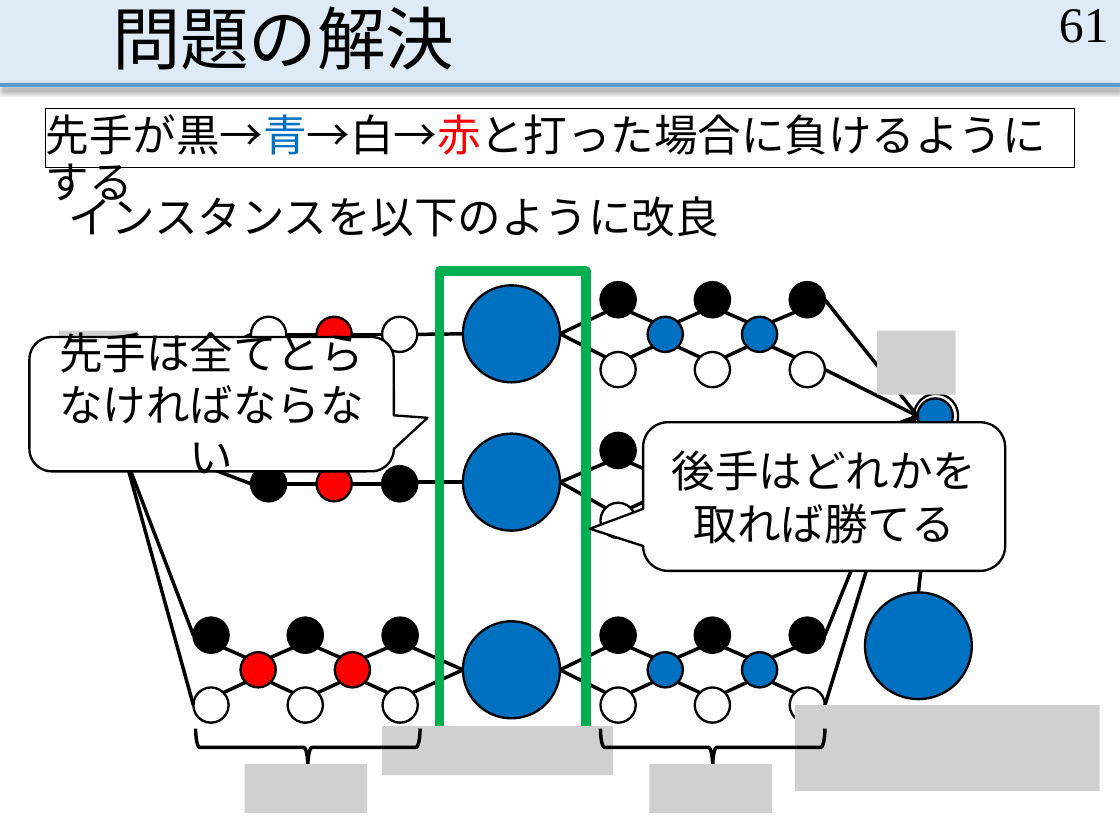
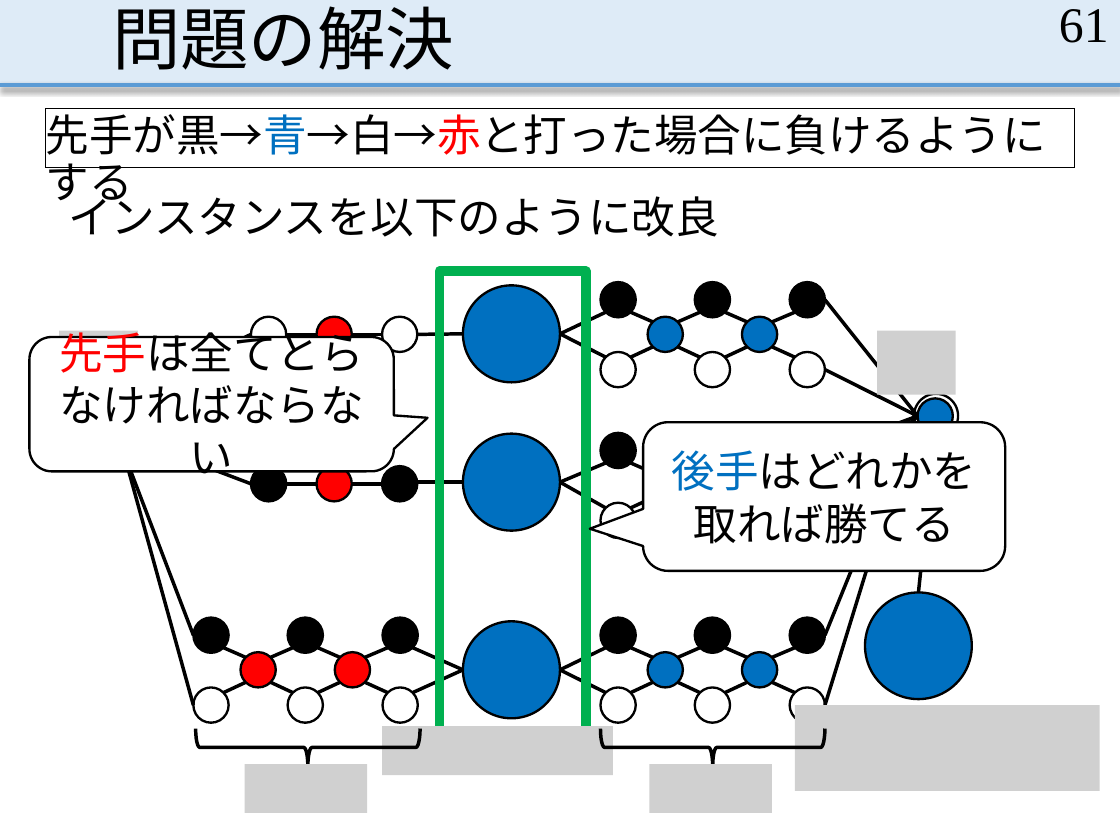
Before and after one commit to MasayaOda/SR, a slide deck: slide 61 of 191120oda.pptx. Drawn at 1120x840 pixels with LibreOffice and Linux fonts; fonts in the diff are those of the drawing; grey boxes stand for pictures. Boxes give left, top, right and bottom in pixels: in the first picture for what was removed or moved away, otherwise in the second. Text is boxed around its words. In the diff, an @@ line names an element or a change of style, - is before the commit and + after.

```diff
--- a/191120oda.pptx
+++ b/191120oda.pptx
@@ rounded speech box "先手は全てとらなければならない" at <box>29,337,393,472</box>: text colour #000000 to #FF0000 in "先手は全てとらなければならない" @@
@@ rounded speech box "後手はどれかを取れば勝てる" at <box>643,422,1005,571</box>: text colour #000000 to #0070C0 in "後手はどれかを取れば勝てる" @@
```
Also in this commit, not shown: 10 other slides changed.
